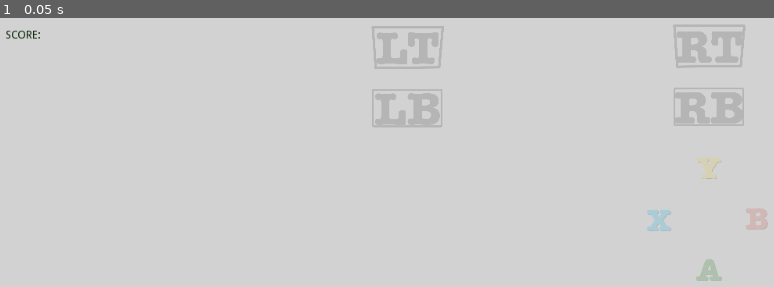
Above: before the commit, frame 1.
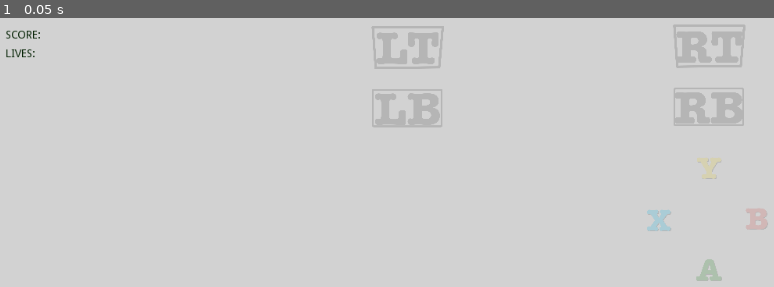
Above: after the commit, the same moment.

Repository: vikkio88/R1R2
Game: Godot game, scene res://Root.tscn
Two runs of this game, one before a commit and one after it. Both use one fixed random seed, a clock stepped at 60 frames per second and the inputs below.
Inputs:
- Up to frame 1 (0.05 s): no input

The runs differ from the first frame. In frame 1, less than 0.1% of the frame differs, in the area x 0-5%, y 11-15%.

Commit message:
adding lives display

Diff:
--- a/Root.gd
+++ b/Root.gd
@@ -13,6 +13,12 @@
 var score: int = 0
 var lives: int = 5
 var score_checked = false
+
+var Best = {
+	time= null,
+	streak= 0,
+	current_streak = 0
+}
 
 onready var Cam = $Cam
 onready var noise = OpenSimplexNoise.new()
@@ -25,6 +31,7 @@
 
 onready var Audios = {Start = $SFX/Start, OK = $SFX/Ok, WRONG = $SFX/Wrong}
 onready var Timers = {Game = $GameTimer, Reset = $ResetTimer}
+onready var Labels = {Score = $Score, Lives = $Lives}
 
 onready var SpriteNodes = {
 	Y = $InputView/Active/Y,
@@ -160,12 +167,18 @@
 		Input.start_joy_vibration(0, .1, .2, .2)
 		LabelCorrect.visible = true
 		Audios.OK.play()
-		Elapsed.text = "%.2f sec" % (Timers.Game.wait_time - Timers.Game.time_left)
+		var reaction_time = (Timers.Game.time_left)
+		Elapsed.text = "%.2f sec" % reaction_time
+		if (Best.time == null or reaction_time < Best.time):
+			Best.time = reaction_time
+		Best.current_streak += 1
 
 		# if you score more than 10 will hide the shadows
 		if score > 10 and $InputView/Shadow.visible:
 			$InputView/Shadow.visible = false
 	else:
+		Best.streak = Best.current_streak
+		Best.current_streak = 0
 		score -= 1
 		trauma = .5
 		Input.start_joy_vibration(0, .2, .4, .4)
@@ -184,11 +197,13 @@
 		GameSpriteNodes[key].visible = false
 
 	score = 0 if score < 0 else score
-	$ScoreLabel.text = "SCORE: %d" % score
+	Labels.Score.text = "SCORE: %d" % score
+	Labels.Lives.text = "LIVES: %d" % lives
 	if lives <= 0:
 		lives = 0
 		game_over = true
 		is_game_started = false
+		print_debug("Game over", Best)
 
 
 func _on_GameTimer_timeout():
--- a/Root.tscn
+++ b/Root.tscn
@@ -172,7 +172,7 @@
 [node name="ResetTimer" type="Timer" parent="."]
 wait_time = 1.5
 
-[node name="ScoreLabel" type="Label" parent="."]
+[node name="Score" type="Label" parent="."]
 margin_left = 30.0
 margin_top = 26.0
 margin_right = 75.0
@@ -181,6 +181,17 @@
 custom_colors/font_color = Color( 0.0117647, 0.129412, 0.00784314, 1 )
 custom_colors/font_outline_modulate = Color( 0, 0, 0, 1 )
 text = "SCORE:"
+uppercase = true
+
+[node name="Lives" type="Label" parent="."]
+margin_left = 30.0
+margin_top = 50.0
+margin_right = 75.0
+margin_bottom = 74.0
+theme = ExtResource( 10 )
+custom_colors/font_color = Color( 0.0117647, 0.129412, 0.00784314, 1 )
+custom_colors/font_outline_modulate = Color( 0, 0, 0, 1 )
+text = "Lives:"
 uppercase = true
 
 [node name="Elapsed" type="Label" parent="."]
